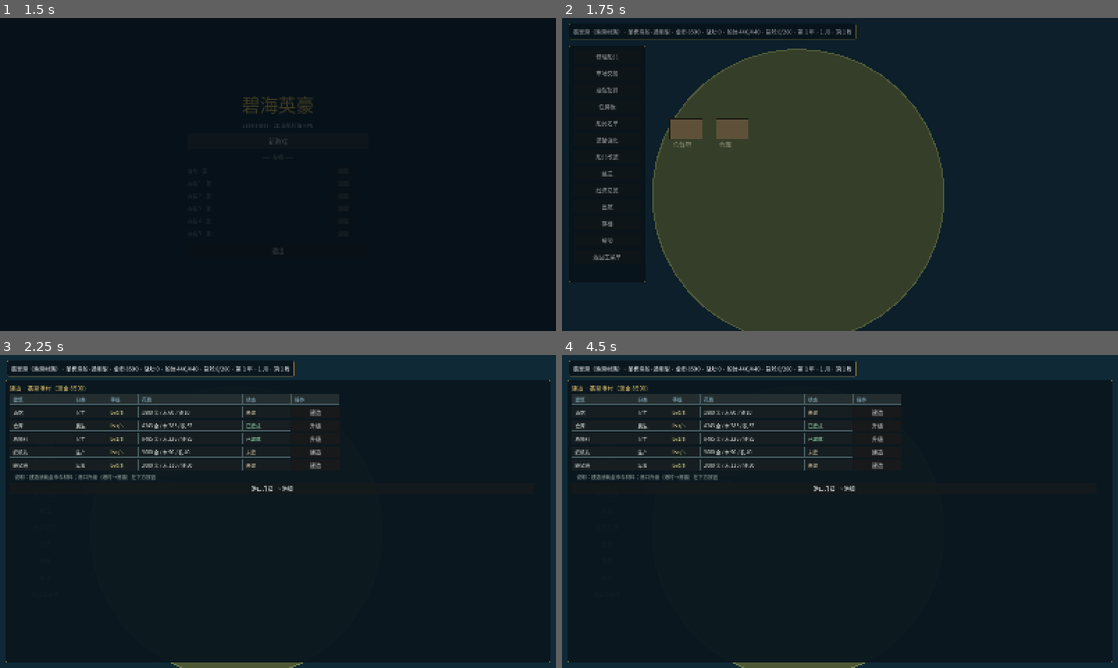
Above: before the commit, frames 1-4 (two rows, left to right).
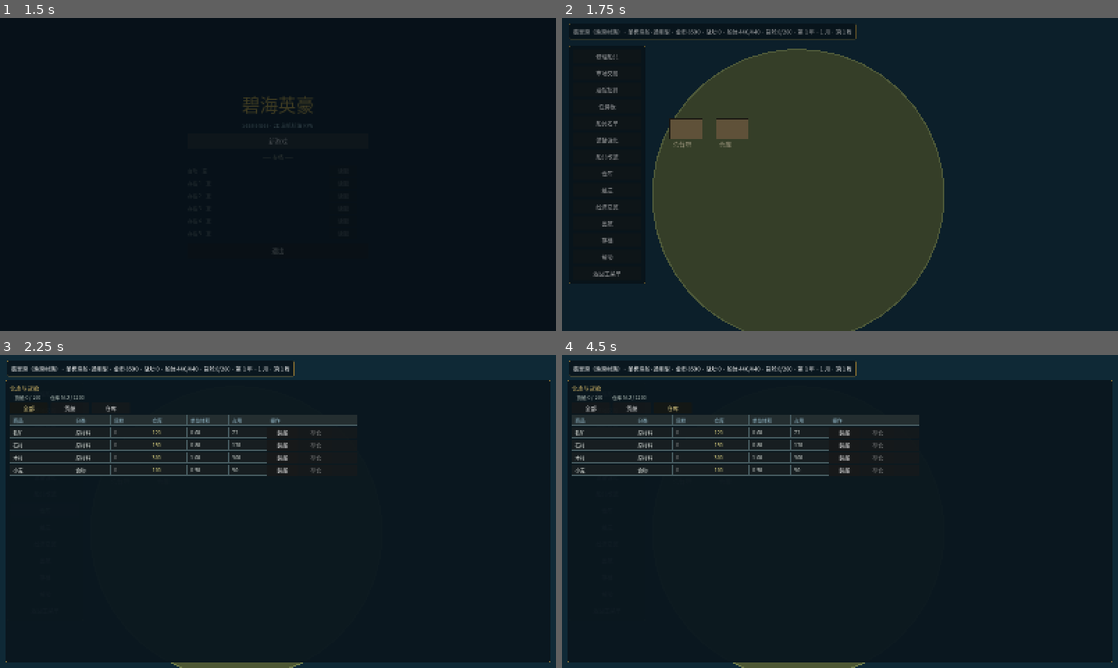
Above: after the commit, the same moments.

Repository: lucifermbbgh/OceanHero
Game: Godot game, scene res://scenes/main.tscn
Same seed, same stepped clock (60 frames per second), same inputs: the game is played once before the commit and once after it.
Inputs (mouse positions are in pixels of both pictures, inside the frame that each line leads up to):
- Up to frame 1 (1.5 s): tap Enter at 0.5 s; move the mouse to (400, 158) at 0.52 s; hold D (steer_right) 0.53-1.25 s; tap B at 0.6 s; click (400, 158) at 0.67 s; tap Space at 0.77 s; click "新游戏" at 1.25 s
- Up to frame 2 (1.75 s): no input
- Up to frame 3 (2.25 s): click (44, 511) at 2 s, where only the run after the commit has a clickable "仓库"
- Up to frame 4 (4.5 s): click (589, 408) at 2.75 s, where only the run after the commit has a clickable "全部"; click (634, 408) at 3.5 s, where only the run after the commit has a clickable "货舱"; click (673, 408) at 4.25 s, where only the run after the commit has a clickable "仓库"

Frame 1 is identical in both runs. In frame 2, 0.3% of the frame differs, in the area x 1-15%, y 48-85%; in frame 3, 5.5%; in frame 4, 5.5%, in the area x 1-65%, y 9-44%.

Commit message:
feat(1.2.1): 城镇升级改为建筑等级门槛（条件逐条指示）+ 仓库面板
- 港口升级不再消耗材料，改为建筑等级达标（港村→港镇：总督府Lv3+村级Lv2；港镇→港城：总督府Lv4+镇级Lv2+村级Lv4）
- 升级按钮上方逐条列出条件，每条带（未完成/已完成）指示，未达标置灰
- 新增「仓库」面板：货舱/仓库双列表、容量条、装船/存仓转移
- GameState 新增 town_upgrade_requirements / town_upgrade_ready / 转移方法
- 版本号 1.2.1；单元 66 + 集成 677 全绿

Diff:
--- a/project.godot
+++ b/project.godot
@@ -15,7 +15,7 @@
 run/main_scene="res://scenes/main.tscn"
 config/features=PackedStringArray("4.7", "GL Compatibility")
 config/icon="res://icon.svg"
-config/version="1.2.0"
+config/version="1.2.1"
 [autoload]
 
 EventBus="*res://scripts/core/event_bus.gd"
--- a/scripts/base/base_scene.gd
+++ b/scripts/base/base_scene.gd
@@ -148,6 +148,7 @@
 	_action_button(vb, "船员名单", _toggle_crew_panel)
 	_action_button(vb, "装备强化", _toggle_gear)
 	_action_button(vb, "船只改装", _toggle_mod)
+	_action_button(vb, "仓库", _toggle_store)
 	_action_button(vb, "建造", _toggle_construct)
 	_action_button(vb, "经济总览", _toggle_overview)
 	if GameState.home_port_tier >= 3:
@@ -321,6 +322,22 @@
 	mod_list.add_theme_constant_override("separation", 4)
 	mod_list.custom_minimum_size = Vector2(1510, 0)
 	mrscroll.add_child(mod_list)
+
+	# 仓库面板
+	store_root = PanelContainer.new()
+	store_root.position = Vector2(16, 72)
+	store_root.custom_minimum_size = Vector2(1568, 812)
+	store_root.add_theme_stylebox_override("panel", _panel_style())
+	store_root.visible = false
+	root.add_child(store_root)
+	var stscroll := ScrollContainer.new()
+	stscroll.custom_minimum_size = Vector2(1530, 780)
+	stscroll.horizontal_scroll_mode = ScrollContainer.SCROLL_MODE_DISABLED
+	store_root.add_child(stscroll)
+	store_list = VBoxContainer.new()
+	store_list.add_theme_constant_override("separation", 4)
+	store_list.custom_minimum_size = Vector2(1510, 0)
+	stscroll.add_child(store_list)
 
 	# 建造面板（材料提交）
 	construct_root = PanelContainer.new()
@@ -2321,6 +2338,99 @@
 	else:
 		_log(String(r.get("reason", "改装失败")))
 
+# ---------------- 仓库面板（1.2.1） ----------------
+
+var store_root: PanelContainer = null
+var store_list: VBoxContainer = null
+var store_tab := "all"
+
+func _toggle_store() -> void:
+	if store_root.visible:
+		store_root.visible = false
+		return
+	_rebuild_store()
+	store_root.visible = true
+
+func _rebuild_store() -> void:
+	for c in store_list.get_children():
+		c.queue_free()
+	var cap_ship := GameState.cargo_capacity()
+	var cap_wh: int = GameState.warehouse_capacity()
+	var used_ship: float = GameState.cargo_used()
+	var used_wh: float = GameState.warehouse_used()
+	_yard_title_to(store_list, "仓库与货舱")
+	var col_ship := Color(0.92, 0.55, 0.5) if used_ship > cap_ship else Color(0.8, 0.86, 0.82)
+	var col_wh2 := Color(0.92, 0.55, 0.5) if used_wh > cap_wh else Color(0.8, 0.86, 0.82)
+	store_list.add_child(_lbl("　货舱 %d / %d　　仓库 %d / %d" % [used_ship, cap_ship, used_wh, cap_wh],
+		700, col_ship))
+	var tabrow := HBoxContainer.new()
+	tabrow.add_theme_constant_override("separation", 8)
+	store_list.add_child(tabrow)
+	for spec in [["all", "全部"], ["ship", "货舱"], ["wh", "仓库"]]:
+		var tb := Button.new()
+		tb.text = String(spec[1])
+		tb.custom_minimum_size = Vector2(110, 30)
+		tb.modulate = Color(1.0, 0.92, 0.6) if store_tab == String(spec[0]) else Color(1, 1, 1)
+		var key := String(spec[0])
+		tb.pressed.connect(func(): store_tab = key; _rebuild_store())
+		tabrow.add_child(tb)
+	var head := HBoxContainer.new()
+	head.add_theme_constant_override("separation", 0)
+	store_list.add_child(head)
+	for spec2 in [["商品", 180], ["分类", 110], ["货舱", 110], ["仓库", 110], ["单位体积", 120], ["占用", 110], ["操作", 260]]:
+		head.add_child(_cell_box(String(spec2[0]), int(spec2[1]), Color(0.62, 0.78, 0.85), true))
+	for cid in GameState.all_commodities():
+		var cdef: Resource = DataRegistry.get_commodity(cid)
+		if cdef == null:
+			continue
+		var in_ship := int(GameState.cargo.get(cid, 0))
+		var in_wh := int(GameState.warehouse.get(cid, 0))
+		if in_ship <= 0 and in_wh <= 0:
+			continue
+		if store_tab == "ship" and in_ship <= 0:
+			continue
+		if store_tab == "wh" and in_wh <= 0:
+			continue
+		var row := HBoxContainer.new()
+		row.add_theme_constant_override("separation", 0)
+		store_list.add_child(row)
+		row.add_child(_cell_box(String(cdef.display_name), 180))
+		row.add_child(_cell_box(String(GameState.CATEGORY_NAMES.get(String(cdef.category), String(cdef.category))), 110))
+		row.add_child(_cell_box(str(in_ship), 110, Color(0.95, 0.9, 0.55) if in_ship > 0 else Color(0.6, 0.6, 0.6)))
+		row.add_child(_cell_box(str(in_wh), 110, Color(0.95, 0.9, 0.55) if in_wh > 0 else Color(0.6, 0.6, 0.6)))
+		row.add_child(_cell_box("%.2f" % float(cdef.volume), 120))
+		row.add_child(_cell_box("%.0f" % (float(in_ship + in_wh) * float(cdef.volume)), 110))
+		var op := PanelContainer.new()
+		op.custom_minimum_size = Vector2(260, 30)
+		var hb2 := HBoxContainer.new()
+		hb2.add_theme_constant_override("separation", 6)
+		op.add_child(hb2)
+		var b1 := Button.new()
+		b1.text = "装船"
+		b1.custom_minimum_size = Vector2(90, 26)
+		var cv1: StringName = cid
+		b1.disabled = in_wh <= 0
+		b1.pressed.connect(func(): _do_move(cv1, "to_ship"))
+		hb2.add_child(b1)
+		var b2 := Button.new()
+		b2.text = "存仓"
+		b2.custom_minimum_size = Vector2(90, 26)
+		b2.disabled = in_ship <= 0
+		b2.pressed.connect(func(): _do_move(cv1, "to_wh"))
+		hb2.add_child(b2)
+		row.add_child(op)
+
+func _do_move(cid: StringName, dir: String) -> void:
+	var moved := 0
+	if dir == "to_ship":
+		moved = GameState.move_warehouse_to_cargo(cid)
+	else:
+		moved = GameState.move_cargo_to_warehouse(cid)
+	if moved > 0:
+		_log("转移 %d" % moved)
+	_rebuild_store()
+	_refresh()
+
 # ---------------- 建造与投资（1.1） ----------------
 
 
@@ -2374,21 +2484,48 @@
 		btn.pressed.connect(func(): _start_parallel_upgrade(bidv))
 		op.add_child(btn)
 		row.add_child(op)
-	construct_list.add_child(_lbl("　说明：建造消耗金币与材料；港口升级（港村→港镇）在下方按钮", 700, Color(0.66, 0.72, 0.7)))
-	var up := Button.new()
-	up.text = "港口升级 → %s" % GameState.town_suffix(mini(3, tier + 1))
-	up.custom_minimum_size = Vector2(200, 34)
-	up.disabled = tier >= 3
-	up.pressed.connect(func(): _do_build_upgrade())
-	construct_list.add_child(up)
+	# 升级条件（逐条指示）
+	_yard_title_to(construct_list, "港口升级条件：%s → %s" % [
+		GameState.town_name("翡翠", tier), GameState.town_name("翡翠", mini(3, tier + 1))])
+	if tier >= 3:
+		construct_list.add_child(_lbl("　已是最高等级（港城）", 600, Color(0.75, 0.85, 0.7)))
+	else:
+		var reqs: Array = GameState.town_upgrade_requirements()
+		var rhead := HBoxContainer.new()
+		rhead.add_theme_constant_override("separation", 0)
+		construct_list.add_child(rhead)
+		for spec in [["建筑", 220], ["当前/需求", 200], ["状态", 160]]:
+			rhead.add_child(_cell_box(String(spec[0]), int(spec[1]), Color(0.62, 0.78, 0.85), true))
+		for rq in reqs:
+			var rrow := HBoxContainer.new()
+			rrow.add_theme_constant_override("separation", 0)
+			construct_list.add_child(rrow)
+			rrow.add_child(_cell_box(String(rq["name"]), 220))
+			rrow.add_child(_cell_box("Lv%d / Lv%d" % [int(rq["have"]), int(rq["need"])], 200,
+				Color(0.55, 0.9, 0.6) if bool(rq["ok"]) else Color(0.92, 0.55, 0.45)))
+			rrow.add_child(_cell_box("已完成" if bool(rq["ok"]) else "未完成", 160,
+				Color(0.55, 0.9, 0.6) if bool(rq["ok"]) else Color(0.92, 0.55, 0.45)))
+		var ready := GameState.town_upgrade_ready()
+		var up := Button.new()
+		up.text = "港口升级 → %s" % GameState.town_suffix(mini(3, tier + 1)) if ready else "港口升级（条件未达成）"
+		up.custom_minimum_size = Vector2(260, 36)
+		up.disabled = not ready
+		up.modulate = Color(0.6, 1.0, 0.6) if ready else Color(1, 1, 1)
+		up.pressed.connect(func(): _do_build_upgrade())
+		construct_list.add_child(up)
 
 func _do_build_upgrade() -> void:
 	if GameState.home_port_tier >= 3:
 		return
+	if not GameState.town_upgrade_ready():
+		_log("升级条件未达成")
+		return
 	GameState.home_port_tier += 1
 	GameState.build_submitted.clear()
-	_log("建造完成：白帆%s" % GameState.town_suffix(GameState.home_port_tier))
+	_log("城镇升级完成：%s" % GameState.town_name("翡翠", GameState.home_port_tier))
 	_rebuild_construct()
+	_refresh()
+	queue_redraw()
 
 ## 提交弹窗：船上 / 仓库 两个输入框
 func _open_submit(mat: String, need: int, in_ship: int, in_wh: int) -> void:
@@ -2444,7 +2581,7 @@
 const FULL_PANELS := ["market_root", "yard_root", "tavern_root", "build_root", "ex_root",
 	"quest_root", "overview_root", "finance_root", "bank_root", "black_root",
 	"save_root", "rep_root", "help_root", "victory_root", "construct_root", "goods_root",
-	"crew_root", "gear_root", "mod_root"]
+	"crew_root", "gear_root", "mod_root", "store_root"]
 
 var close_btn: Button = null
 var construct_root: PanelContainer = null
--- a/scripts/core/game_state.gd
+++ b/scripts/core/game_state.gd
@@ -1175,6 +1175,37 @@
 	var new_id: StringName = pool[RngService.randi_range(0, pool.size() - 1)]
 	gear_owned.append(new_id)
 	return {"ok": true, "new_id": new_id}
+
+# ---------------- 城镇升级门槛（1.2.1） ----------------
+
+## 升级门槛：目标等级 -> [建筑 id, 需求等级]
+const TOWN_UPGRADE_GATES := {
+	2: [[&"governor", 3], [&"tavern", 2], [&"warehouse", 2], [&"sailmaker", 2], [&"watchtower", 2]],
+	3: [[&"governor", 4], [&"drydock", 2], [&"foundry", 2],
+		[&"tavern", 4], [&"warehouse", 4], [&"sailmaker", 4], [&"watchtower", 4]],
+}
+
+## 返回 [{id, name, need, have, ok}]
+func town_upgrade_requirements() -> Array:
+	var target := mini(3, home_port_tier + 1)
+	var gate: Array = TOWN_UPGRADE_GATES.get(target, [])
+	var out: Array = []
+	for pair in gate:
+		var bid: StringName = pair[0]
+		var need := int(pair[1])
+		var bdef: Resource = DataRegistry.get_building(bid)
+		var nm: String = String(bdef.display_name) if bdef != null else String(bid)
+		var have := building_level(bid)
+		out.append({"id": bid, "name": nm, "need": need, "have": have, "ok": have >= need})
+	return out
+
+func town_upgrade_ready() -> bool:
+	if home_port_tier >= 3:
+		return false
+	for r in town_upgrade_requirements():
+		if not bool(r["ok"]):
+			return false
+	return true
 
 # ---------------- 城镇建筑与开局资源（1.2.0） ----------------
 
@@ -1917,6 +1948,36 @@
 		warehouse[id] = int(warehouse.get(id, 0)) + real
 		EventBus.cargo_changed.emit(cargo_used(), cargo_capacity())
 	return real
+
+## 货舱 → 仓库（受仓库余量限制）
+func move_cargo_to_warehouse(id: StringName) -> int:
+	var have := int(cargo.get(id, 0))
+	if have <= 0:
+		return 0
+	var c: Resource = DataRegistry.get_commodity(id)
+	var vol := float(c.volume) if c != null else 1.0
+	var free := float(warehouse_capacity()) - warehouse_used()
+	var can := mini(have, int(free / maxf(0.01, vol)))
+	if can <= 0:
+		return 0
+	remove_cargo(id, can)
+	warehouse[id] = int(warehouse.get(id, 0)) + can
+	return can
+
+## 仓库 → 货舱（受货舱余量限制）
+func move_warehouse_to_cargo(id: StringName) -> int:
+	var have := int(warehouse.get(id, 0))
+	if have <= 0:
+		return 0
+	var c: Resource = DataRegistry.get_commodity(id)
+	var vol := float(c.volume) if c != null else 1.0
+	var free := float(cargo_capacity()) - cargo_used()
+	var can := mini(have, int(free / maxf(0.01, vol)))
+	if can <= 0:
+		return 0
+	warehouse_remove(id, can)
+	add_cargo(id, can)
+	return can
 
 func warehouse_remove(id: StringName, amount: int) -> int:
 	var have := int(warehouse.get(id, 0))
--- a/tests/integration/run.gd
+++ b/tests/integration/run.gd
@@ -27,6 +27,7 @@
 	await _test_exchange()
 	await _test_cross_port()
 	await _test_quest_board()
+	await _test_v121_gate()
 	await _test_v120_component()
 	await _test_v114_fixes()
 	await _test_v113_polish()
@@ -643,6 +644,54 @@
 func _physics_wait(n: int) -> void:
 	for i in range(n):
 		await get_tree().physics_frame
+
+# ---------------- 1.2.1 升级门槛与仓库 ----------------
+func _test_v121_gate() -> void:
+	print("\n[1.2.1 门槛与仓库]")
+	GameState.reset_new_game()
+	# 港村 → 港镇：条件未达标
+	_ok(GameState.home_port_tier == 1, "初始为港村")
+	_ok(not GameState.town_upgrade_ready(), "初始不可升级")
+	var reqs: Array = GameState.town_upgrade_requirements()
+	_ok(reqs.size() == 5, "港村升级条件 5 项", str(reqs.size()))
+	var none_ok := true
+	for rq in reqs:
+		if bool(rq["ok"]):
+			none_ok = false
+	_ok(none_ok, "初始所有条件均未完成")
+	# 全部达标后可升级
+	GameState.buildings[&"governor"] = 3
+	GameState.buildings[&"tavern"] = 2
+	GameState.buildings[&"warehouse"] = 2
+	GameState.buildings[&"sailmaker"] = 2
+	GameState.buildings[&"watchtower"] = 2
+	_ok(GameState.town_upgrade_ready(), "条件齐备后可升级")
+	var reqs2: Array = GameState.town_upgrade_requirements()
+	var ok_count := 0
+	for rq2 in reqs2:
+		if bool(rq2["ok"]):
+			ok_count += 1
+	_ok(ok_count == 5, "五项均显示已完成", str(ok_count))
+	# 升级后进入港镇，条件变为港城档
+	GameState.home_port_tier = 2
+	var reqs3: Array = GameState.town_upgrade_requirements()
+	_ok(reqs3.size() == 7, "港镇→港城 7 项条件", str(reqs3.size()))
+	var gov_need := 0
+	for rq3 in reqs3:
+		if String(rq3["id"]) == "governor":
+			gov_need = int(rq3["need"])
+	_ok(gov_need == 4, "港城要求总督府 Lv4", str(gov_need))
+
+	# 仓库转移
+	GameState.reset_new_game()
+	GameState.warehouse.clear()
+	GameState.warehouse[&"timber"] = 50
+	var moved: int = GameState.move_warehouse_to_cargo(&"timber")
+	_ok(moved > 0, "仓库→货舱 有转移", str(moved))
+	_ok(int(GameState.cargo.get(&"timber", 0)) == moved, "货舱收到货物")
+	var moved2: int = GameState.move_cargo_to_warehouse(&"timber")
+	_ok(moved2 > 0, "货舱→仓库 有转移", str(moved2))
+	_ok(int(GameState.cargo.get(&"timber", 0)) == 0, "货舱清空")
 
 # ---------------- 1.2.0 城镇与建筑组件化 ----------------
 func _test_v120_component() -> void:
Not shown, changed: docs/版本文档/1.2.1-升级说明.md
Not shown, changed: docs/版本文档/版本规划.md
